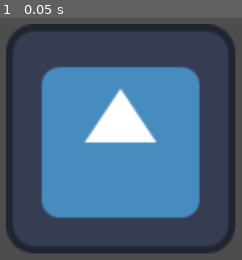
Above: before the commit, frame 1.
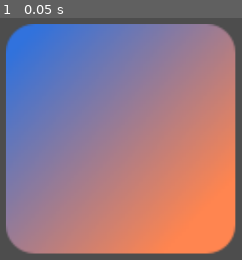
Above: after the commit, the same moment.

Repository: shafayatb/ShaderPlayground
Game: Godot game, scene res://shader_test.tscn
Two runs of this game, one before a commit and one after it. Both use one fixed random seed, a clock stepped at 60 frames per second and the inputs below. The engine's default icon, where the game draws it, is replaced by a stand-in: a white triangle on a blue panel in a dark square.
Inputs:
- Up to frame 1 (0.05 s): no input

The runs differ from the first frame. In frame 1, 88% of the frame differs, in the area x 2-98%, y 2-98%.

Commit message:
uv_texture test

Diff:
--- /dev/null
+++ b/code_shaders/uv_texture.gdshader
@@ -0,0 +1,9 @@
+shader_type canvas_item;
+
+uniform sampler2D gradient_texture;
+
+void fragment() {
+	vec4 gradient_color = texture(gradient_texture, UV);
+
+	COLOR.rgb = gradient_color.rgb;
+}
--- /dev/null
+++ b/code_shaders/uv_texture.tres
@@ -0,0 +1,15 @@
+[gd_resource type="ShaderMaterial" load_steps=4 format=3 uid="uid://c1i7leftlhf6v"]
+
+[ext_resource type="Shader" uid="uid://biaaa3fgmbavy" path="res://code_shaders/uv_texture.gdshader" id="1_dh222"]
+
+[sub_resource type="Gradient" id="Gradient_dh222"]
+colors = PackedColorArray(0.192157, 0.447059, 0.866667, 1, 1, 0.521569, 0.313726, 1)
+
+[sub_resource type="GradientTexture2D" id="GradientTexture2D_vnamh"]
+gradient = SubResource("Gradient_dh222")
+fill_from = Vector2(0.0378788, 0.0984849)
+fill_to = Vector2(0.825758, 0.856061)
+
+[resource]
+shader = ExtResource("1_dh222")
+shader_parameter/gradient_texture = SubResource("GradientTexture2D_vnamh")
--- a/shader_test.tscn
+++ b/shader_test.tscn
@@ -1,19 +1,16 @@
-[gd_scene load_steps=8 format=3 uid="uid://dc5jevqicwk71"]
+[gd_scene load_steps=7 format=3 uid="uid://dc5jevqicwk71"]
 
 [ext_resource type="Script" uid="uid://ckxoc4e1xhixu" path="res://shader_test.gd" id="1_c1c64"]
-[ext_resource type="Shader" uid="uid://cx6ijl508nt0x" path="res://visual_shaders/visual_shader_basic.tres" id="1_d0j8p"]
+[ext_resource type="Material" uid="uid://c1i7leftlhf6v" path="res://code_shaders/uv_texture.tres" id="1_qdfbv"]
 [ext_resource type="Texture2D" uid="uid://nkserftbik4g" path="res://icon.svg" id="1_v4mft"]
 [ext_resource type="Material" uid="uid://c4sv2fnq4th1e" path="res://code_shaders/inverted_shader.tres" id="2_cjoq5"]
 [ext_resource type="Texture2D" uid="uid://ds4qwmwce4pmc" path="res://blacknwhite.png" id="3_gibmb"]
 [ext_resource type="Script" uid="uid://bjgokpep0bj8x" path="res://blacknwhite.gd" id="5_0mdu4"]
 
-[sub_resource type="ShaderMaterial" id="ShaderMaterial_snnoy"]
-shader = ExtResource("1_d0j8p")
-
 [node name="ShaderTest" type="Node2D"]
 
 [node name="Icon" type="Sprite2D" parent="."]
-material = SubResource("ShaderMaterial_snnoy")
+material = ExtResource("1_qdfbv")
 position = Vector2(505.5, 311.5)
 scale = Vector2(2.58594, 2.58594)
 texture = ExtResource("1_v4mft")
Not shown, added: code_shaders/uv_texture.gdshader.uid
